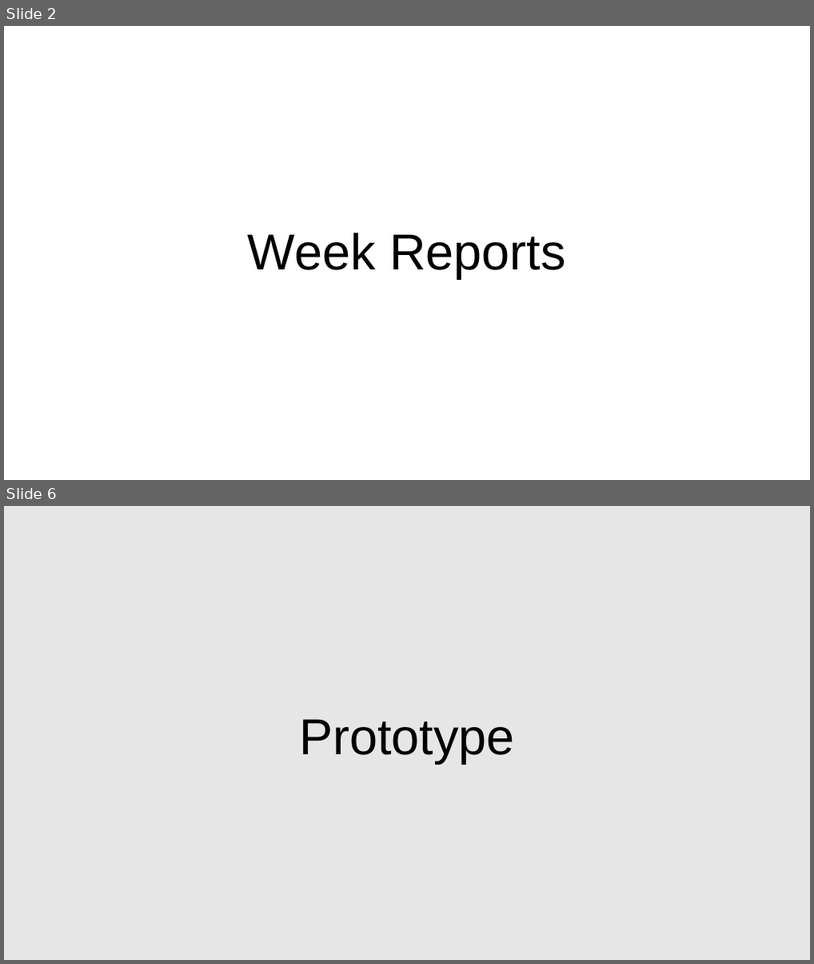
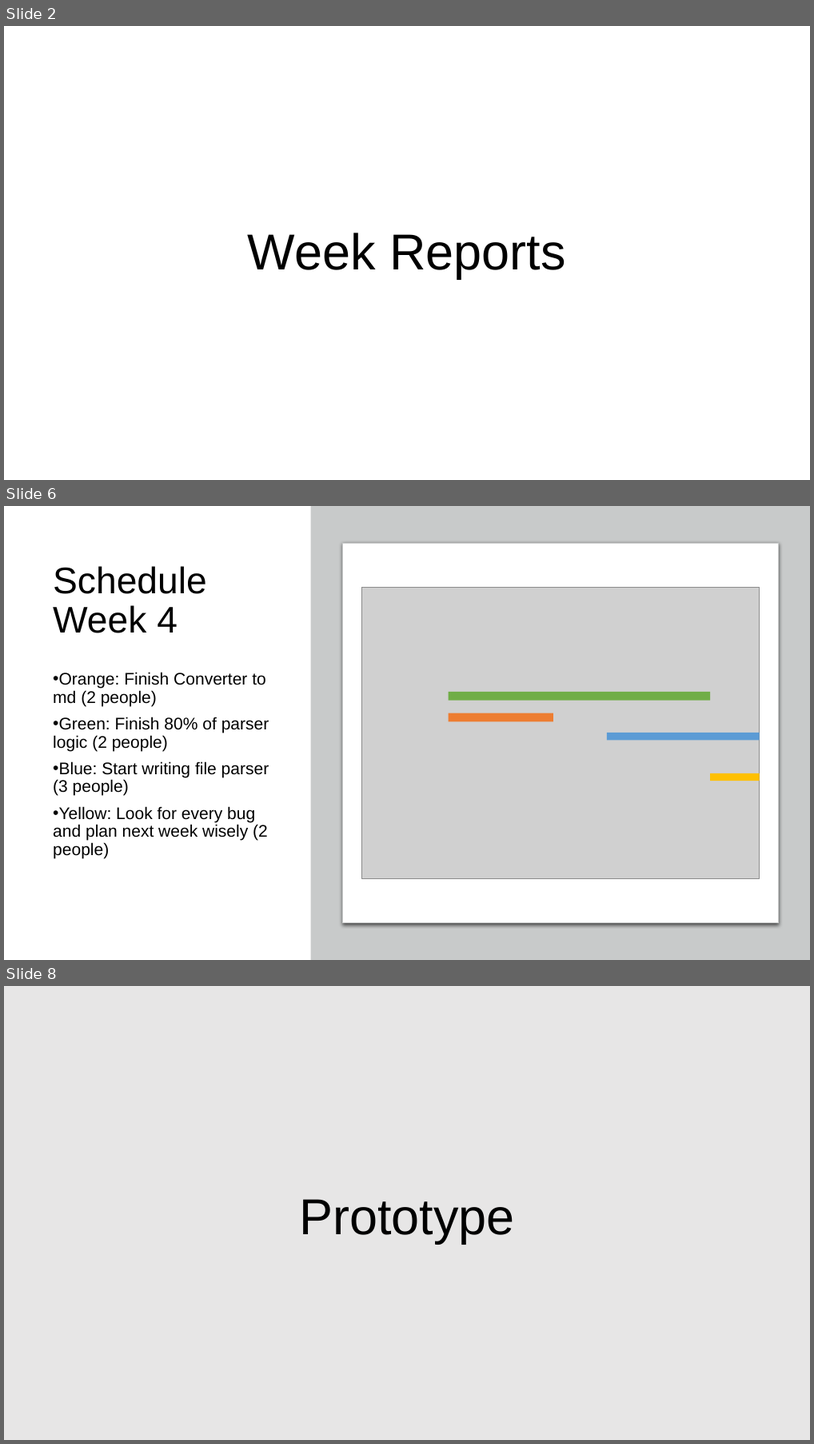
Before and after one commit to joehachemx/documentation-generator-pii, a slide deck: Extra/pii - presentation.pptx. Shown one above the other, each under a label of ours: slides 2 and 6 before the commit, slides 2, 6 and 8 after it; the slides between them are not shown. The pictures are 814x964 and 814x1444 pixels, drawn with LibreOffice and Linux fonts; fonts in the diff are those of the drawing; grey boxes stand for pictures. Boxes give left, top, right and bottom in pixels: in the first picture for what was removed or moved away, otherwise in the second. Text is boxed around its words. In the diff, an @@ line names an element or a change of style, - is before the commit and + after.

```diff
--- a/Extra/pii - presentation.pptx
+++ b/Extra/pii - presentation.pptx
@@ slide 6 added at [4,506,810,960], background #FFFFFF @@
@@ rectangle added at [310,506,810,960], fill #C8CACA @@
@@ rounded rectangle added at [342,543,778,923], fill #FFFFFF, outline #C8CACA 0.75 pt @@
@@ title added at [53,566,207,633], 44 pt, text #000000 @@
+Schedule Week 4
@@ picture added at [362,588,759,879] @@
@@ text added at [53,672,270,858], 20 pt, text #000000 @@
+• Orange: Finish Converter to md (2 people)
+• Green: Finish 80% of parser logic (2 people)
+• Blue: Start writing file parser (3 people)
+• Yellow: Look for every bug and plan next week wisely (2 people)
@@ rectangle added at [449,692,710,700], fill #70AD47 @@
@@ rectangle added at [449,713,554,721], fill #ED7D31 @@
@@ rectangle added at [607,732,759,740], fill #5B9BD5 @@
@@ rectangle added at [710,773,759,780], fill #FFC000 @@
@@ what was slide 6 is now slide 8 @@
```
Also in this commit, not shown: 2 slides changed, 2 other slides added, 1 slide removed, 2 other files.
